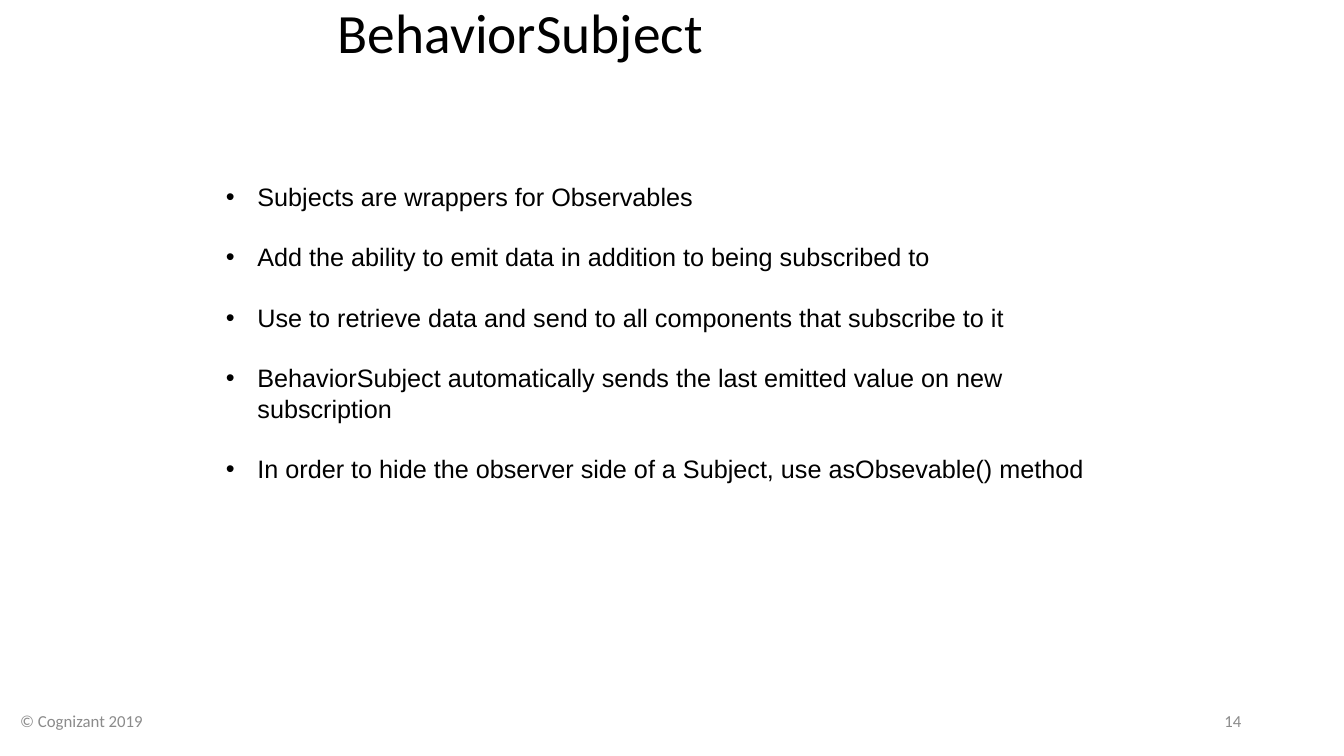
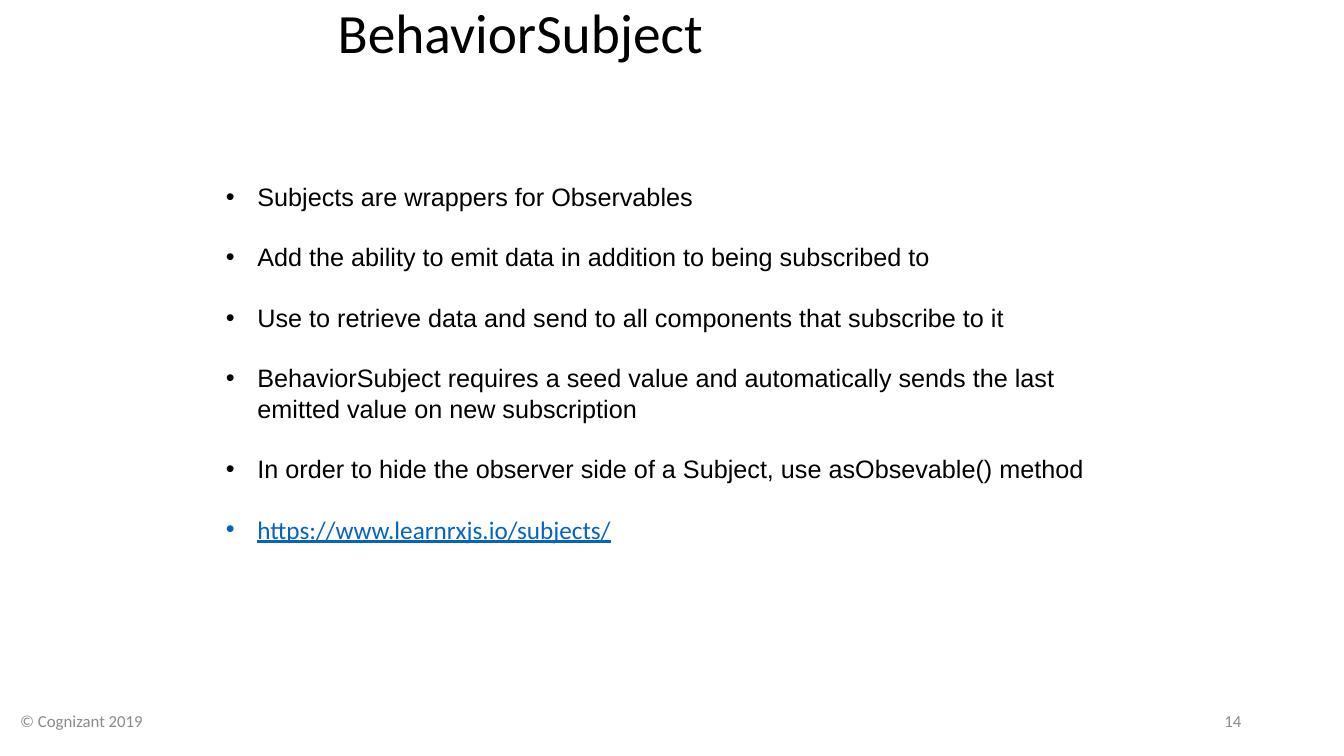
Before and after one commit to davembrownx/PowerPoint-Decks, a slide deck: slide 14 of Angular 8 Day 6 Defining Observables, Angular Material, Route Guards, and Pipes.pptx. Drawn at 1344x756 pixels with LibreOffice and Linux fonts; fonts in the diff are those of the drawing; background and template pictures are left out. Boxes give left, top, right and bottom in pixels: in the first picture for what was removed or moved away, otherwise in the second. Text is boxed around its words. In the diff, an @@ line names an element or a change of style, - is before the commit and + after.

```diff
--- a/Angular 8 Day 6 Defining Observables, Angular Material, Route Guards, and Pipes.pptx
+++ b/Angular 8 Day 6 Defining Observables, Angular Material, Route Guards, and Pipes.pptx
@@ text at box(257, 368, 1054, 423): text changed @@
-• BehaviorSubject automatically sends the last emitted value on new subscription
+• BehaviorSubject requires a seed value and automatically sends the last emitted value on new subscription
@@ text at box(257, 521, 610, 544): paragraph added @@
+• https://www.learnrxjs.io/subjects/
```
